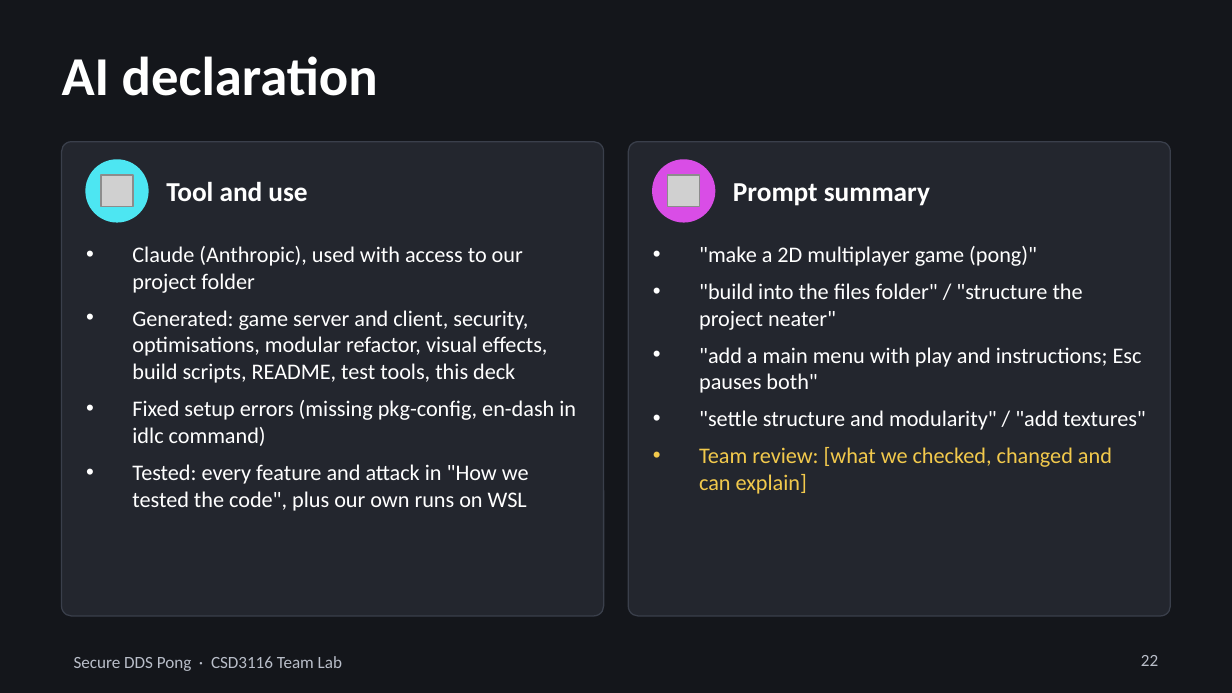
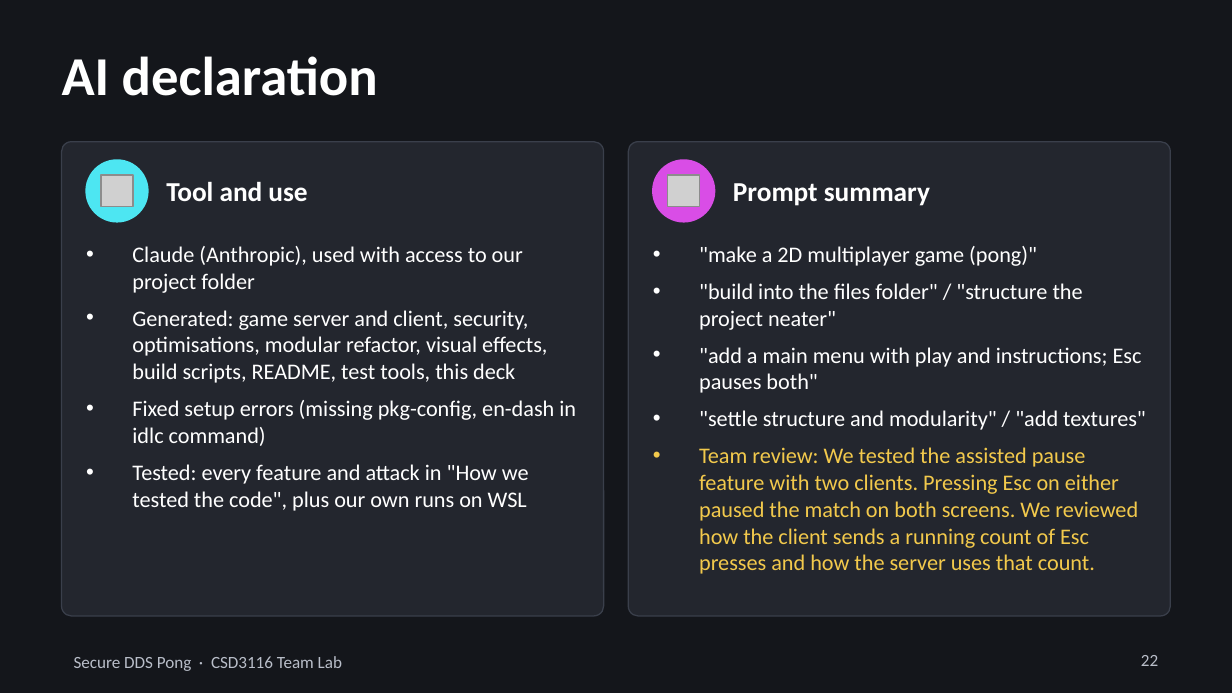
Before and after one commit to Woh-Kye-Le/CSD3116_Team_assignment, a slide deck: slide 22 of Presentation_Slides.pptx. Drawn at 1232x693 pixels with LibreOffice and Linux fonts; fonts in the diff are those of the drawing; grey boxes stand for pictures. Boxes give left, top, right and bottom in pixels: in the first picture for what was removed or moved away, otherwise in the second. Text is boxed around its words. In the diff, an @@ line names an element or a change of style, - is before the commit and + after.

```diff
--- a/Presentation_Slides.pptx
+++ b/Presentation_Slides.pptx
@@ text at bbox=[699, 447, 1138, 574]: text changed @@
-• Team review: [what we checked, changed and can explain]
+• Team review: We tested the assisted pause feature with two clients. Pressing Esc on either paused the match on both screens. We reviewed how the client sends a running count of Esc presses and how the server uses that count.
```
Also in this commit, not shown: 5 other slides changed.
